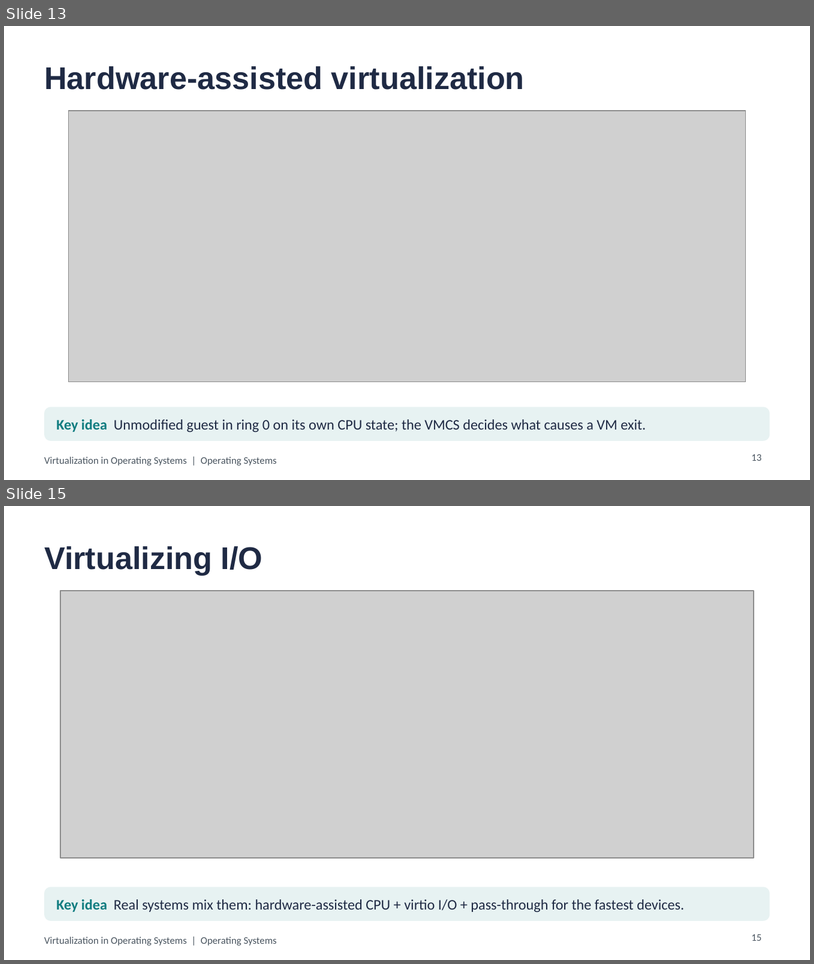
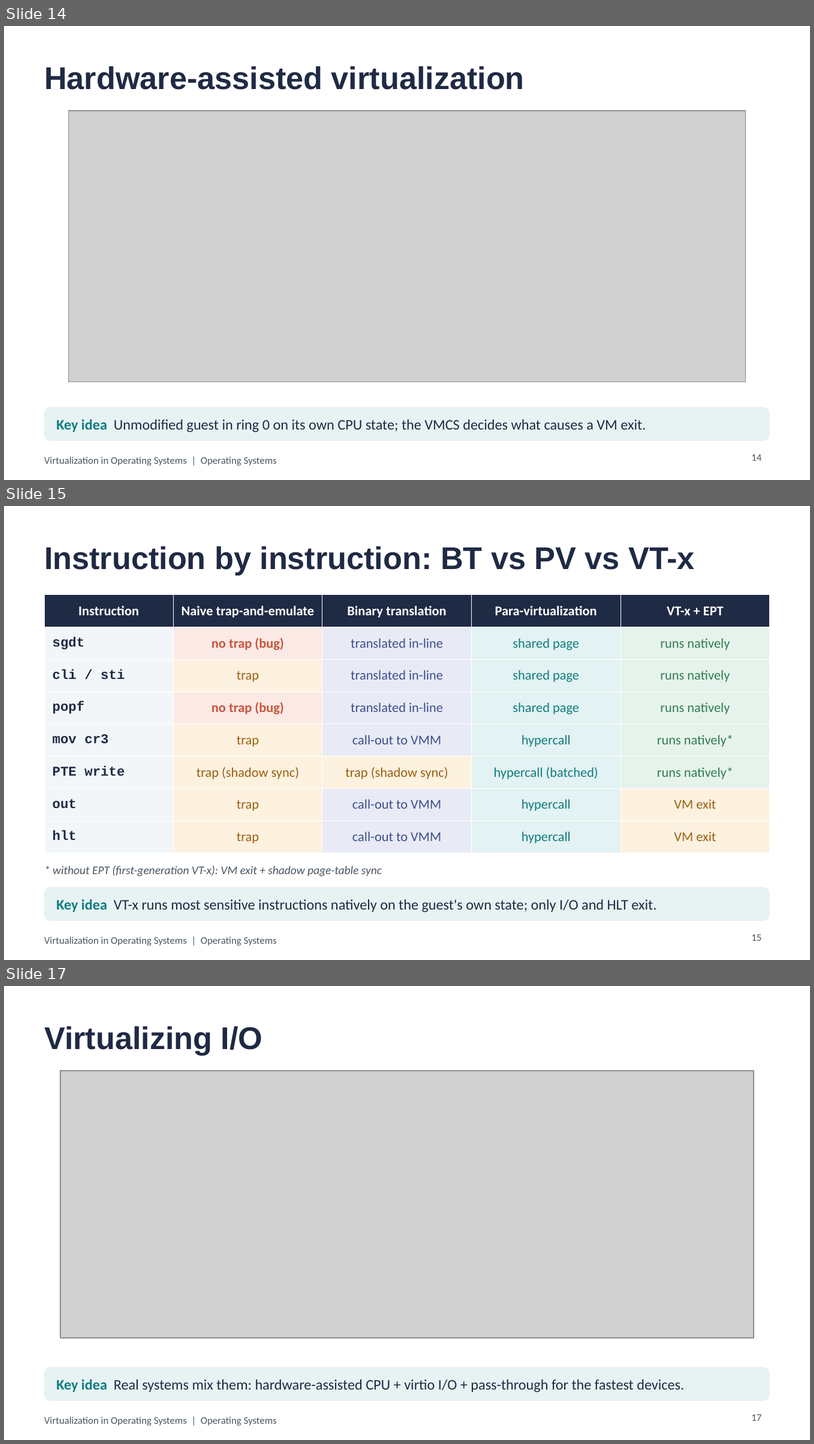
Before and after one commit to aliyassine22/OS-Virtualization, a slide deck: presentation/powerpoint/Virtualization_in_OS.pptx. Shown one above the other, each under a label of ours: slides 13 and 15 before the commit, slides 14, 15 and 17 after it; the slides between them are not shown. The pictures are 814x964 and 814x1444 pixels, drawn with LibreOffice and Linux fonts; fonts in the diff are those of the drawing; grey boxes stand for pictures. Boxes give left, top, right and bottom in pixels: in the first picture for what was removed or moved away, otherwise in the second. Text is boxed around its words. In the diff, an @@ line names an element or a change of style, - is before the commit and + after.

```diff
--- a/presentation/powerpoint/Virtualization_in_OS.pptx
+++ b/presentation/powerpoint/Virtualization_in_OS.pptx
@@ slide 15 added at <box>4,506,810,960</box>, background #FFFFFF; not listed: 1 template element that a slide beside it also shows @@
@@ title added at <box>44,546,695,575</box>, 28 pt, text #1F2A44, bold @@
+Instruction by instruction: BT vs PV vs VT-x
@@ table added at <box>44,595,770,846</box>, 8 rows, 5 columns @@
+Instruction | Naive trap-and-emulate | Binary translation | Para-virtualization | VT-x + EPT
+sgdt | no trap (bug) | translated in-line | shared page | runs natively
+cli / sti | trap | translated in-line | shared page | runs natively
+popf | no trap (bug) | translated in-line | shared page | runs natively
+mov cr3 | trap | call-out to VMM | hypercall | runs natively*
+PTE write | trap (shadow sync) | trap (shadow sync) | hypercall (batched) | runs natively*
+out | trap | call-out to VMM | hypercall | VM exit
+hlt | trap | call-out to VMM | hypercall | VM exit
@@ text added at <box>53,865,382,876</box>, 10.5 pt, text #4A5560, italic @@
+* without EPT (first-generation VT-x): VM exit + shadow page-table sync
@@ rounded rectangle added at <box>44,886,770,921</box>, fill #E7F2F2 @@
@@ text added at <box>56,899,657,912</box>, 13 pt, text #1F2A44 @@
+Key idea VT-x runs most sensitive instructions natively on the guest's own state; only I/O and HLT exit.
@@ page number added at <box>752,934,762,940</box>, 9 pt, text #4A5560 @@
+15
@@ what was slide 13 is now slide 14 @@
@@ page number at <box>752,454,762,460</box>: text changed @@
-13
+14
@@ what was slide 15 is now slide 17 @@
@@ page number at <box>752,1414,762,1420</box>: text changed @@
-15
+17
```
Also in this commit, not shown: 14 slides changed, 1 other slide added, 16 other files.
